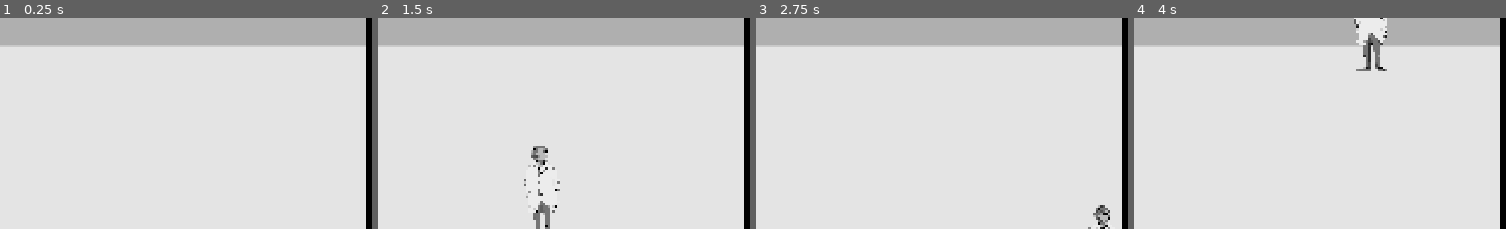
Above: before the commit, frames 1-4 (left to right).
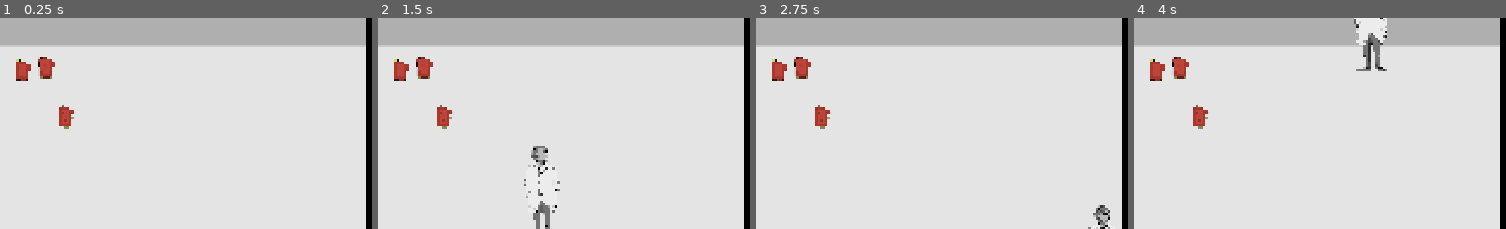
Above: after the commit, the same moments.

Repository: Kurdayy/The-Cure
Game: Godot game, scene res://Scenes/main_scene.tscn
Same seed, same stepped clock (60 frames per second), same inputs: the game is played once before the commit and once after it.
Inputs (mouse positions are % of the whole screen's width and height, from its top left):
- Up to frame 1 (0.25 s): no input
- Up to frame 2 (1.5 s): tap Enter at 0.5 s; move the mouse to (74, 45) at 0.52 s; hold D (move_right) 0.53-1.28 s; hold Right mouse button (move, bound only before the commit) 0.53-1.28 s; click (74, 45) at 0.6 s; move the mouse to (28, 56) at 1.27 s; hold S (move_down) from 1.28 s (still down); right-click (28, 56) at 1.35 s
- Up to frame 3 (2.75 s): click (28, 56) at 1.55 s; tap Space at 2 s; move the mouse to (61, 27) at 2.02 s; release S (move_down) at 2.03 s; hold D (move_right) from 2.03 s (still down); hold Right mouse button (move, bound only before the commit) from 2.03 s (still down); click (61, 27) at 2.1 s
- Up to frame 4 (4 s): move the mouse to (45, 72) at 2.77 s; release D (move_right) at 2.78 s; release Right mouse button (move, bound only before the commit) at 2.78 s; hold W (move_up) 2.78-3.53 s; right-click (45, 72) at 2.85 s; click (45, 72) at 3.05 s; move the mouse to (82, 67) at 3.52 s; hold A (move_left) from 3.53 s (still down); hold Right mouse button (move, bound only before the commit) from 3.53 s (still down); click (82, 67) at 3.6 s
The pictures show only the part of the screen within x 50-100%, y 31-81%; the shares and areas given below are measured in that part.

The runs differ from the first frame. In frame 1, 1.0% of the frame differs, in the area x 4-20%, y 18-53%; in frame 2, 1.0%; in frame 3, 1.0%; in frame 4, 1.0%.

Commit message:
interactables framework added as well as global flag tracking

Diff:
--- /dev/null
+++ b/Scenes/Items/obj_example.tscn
@@ -0,0 +1,18 @@
+[gd_scene load_steps=4 format=3 uid="uid://ty520arcjisd"]
+
+[ext_resource type="Texture2D" uid="uid://bqf32lunaavvk" path="res://Sprites/fuel.png" id="1_xgon7"]
+[ext_resource type="Script" uid="uid://dph1f8fanmquc" path="res://Scripts/object_interactable.gd" id="2_4wd6q"]
+
+[sub_resource type="RectangleShape2D" id="RectangleShape2D_6wnjr"]
+size = Vector2(113.778, 128)
+
+[node name="obj_example" type="Sprite2D"]
+scale = Vector2(0.5625, 0.625)
+texture = ExtResource("1_xgon7")
+script = ExtResource("2_4wd6q")
+
+[node name="obj_col" type="Area2D" parent="."]
+
+[node name="CollisionShape2D" type="CollisionShape2D" parent="obj_col"]
+position = Vector2(0, -6.10352e-05)
+shape = SubResource("RectangleShape2D_6wnjr")
--- a/Scenes/Prefabs/player_character.tscn
+++ b/Scenes/Prefabs/player_character.tscn
@@ -1,10 +1,13 @@
-[gd_scene load_steps=4 format=3 uid="uid://cqvo88tdxlx2e"]
+[gd_scene load_steps=5 format=3 uid="uid://cqvo88tdxlx2e"]
 
 [ext_resource type="Script" uid="uid://8x102dugaoac" path="res://Scripts/player_character.gd" id="1_cmdk4"]
 [ext_resource type="Texture2D" uid="uid://dmxlj40tgueml" path="res://Sprites/test_char_png.png" id="2_o0f8b"]
 
 [sub_resource type="RectangleShape2D" id="RectangleShape2D_cmdk4"]
 size = Vector2(183.677, 37.5516)
+
+[sub_resource type="RectangleShape2D" id="RectangleShape2D_w3ikg"]
+size = Vector2(293.883, 330.619)
 
 [node name="player_character" type="CharacterBody2D"]
 scale = Vector2(0.435547, 0.435547)
@@ -25,3 +28,13 @@
 shape = SubResource("RectangleShape2D_cmdk4")
 
 [node name="player_nav" type="NavigationAgent2D" parent="."]
+
+[node name="player_interact_area" type="Area2D" parent="."]
+
+[node name="CollisionShape2D" type="CollisionShape2D" parent="player_interact_area"]
+position = Vector2(-8.7584e-06, -128.574)
+scale = Vector2(1, 1)
+shape = SubResource("RectangleShape2D_w3ikg")
+
+[connection signal="area_entered" from="player_interact_area" to="." method="_on_player_interact_area_area_entered"]
+[connection signal="area_exited" from="player_interact_area" to="." method="_on_player_interact_area_area_exited"]
--- /dev/null
+++ b/Scenes/Rooms/room_c/obj_fuel.gd
@@ -0,0 +1,13 @@
+extends Object_Interactable
+
+
+#func on_interact(player: CharacterBody2D):
+	#print("Interact with item '", self, "'")
+	#var diff: Vector2 = Global.player.global_position - global_position
+	#if diff.length() <= max_interact_dist:
+		#Global.set_flag(Global.Flag.FuelPickedUp, true)
+		#player.remove_interactable(self)
+		#queue_free() #deletes node
+			#
+#
+		#
--- a/Scenes/main_scene.tscn
+++ b/Scenes/main_scene.tscn
@@ -2,20 +2,20 @@
 
 [ext_resource type="Script" uid="uid://buv72kqfwuu4e" path="res://Scripts/room_manager.gd" id="1_jv6wh"]
 [ext_resource type="PackedScene" uid="uid://cqvo88tdxlx2e" path="res://Scenes/Prefabs/player_character.tscn" id="2_jv6wh"]
-[ext_resource type="PackedScene" uid="uid://btpx2duyt03ii" path="res://Scenes/rooms/room_b/room_b_arm.tscn" id="6_huasi"]
-[ext_resource type="PackedScene" uid="uid://hdfv4uqe4353" path="res://Scenes/rooms/room_b/room_b_hall0.tscn" id="6_maf8m"]
-[ext_resource type="PackedScene" uid="uid://dc77jk1r7smmd" path="res://Scenes/rooms/room_b/room_b_hall1.tscn" id="7_huasi"]
-[ext_resource type="PackedScene" uid="uid://bb3idiq8o5ne5" path="res://Scenes/rooms/room_c/room_c_hall1.tscn" id="7_m1efj"]
-[ext_resource type="PackedScene" uid="uid://bl80gr8q56yku" path="res://Scenes/rooms/room_c/room_c_closet.tscn" id="8_76v2p"]
-[ext_resource type="PackedScene" uid="uid://cthlmpw10bjwp" path="res://Scenes/rooms/room_b/room_b_mng.tscn" id="8_m1efj"]
-[ext_resource type="PackedScene" uid="uid://bj6cmk8i1h2lw" path="res://Scenes/rooms/room_c/room_c_hall0.tscn" id="8_mai8y"]
-[ext_resource type="PackedScene" uid="uid://bv8lg7bqhtjtl" path="res://Scenes/rooms/room_c/room_c_lab0.tscn" id="9_drdnd"]
-[ext_resource type="PackedScene" uid="uid://celd2i17rdrt8" path="res://Scenes/rooms/room_c/room_c_lab1.tscn" id="10_ioaeq"]
-[ext_resource type="PackedScene" uid="uid://bdyrxhj87100g" path="res://Scenes/rooms/room_d/room_d_death.tscn" id="11_drdnd"]
-[ext_resource type="PackedScene" uid="uid://oihdd8cstyt2" path="res://Scenes/rooms/room_d/room_d_hall0.tscn" id="12_gnsmo"]
-[ext_resource type="Script" uid="uid://c1rbfreb0e7e7" path="res://Scenes/main_camera.gd" id="13_ioaeq"]
-[ext_resource type="PackedScene" uid="uid://bpqtn6drelxa" path="res://Scenes/rooms/room_d/room_d_corner.tscn" id="13_psl12"]
-[ext_resource type="PackedScene" uid="uid://c2x2hss4usgk0" path="res://Scenes/rooms/room_d/room_d_boiler.tscn" id="14_2ebs2"]
+[ext_resource type="PackedScene" uid="uid://btpx2duyt03ii" path="res://Scenes/Rooms/room_b/room_b_arm.tscn" id="6_huasi"]
+[ext_resource type="PackedScene" uid="uid://hdfv4uqe4353" path="res://Scenes/Rooms/room_b/room_b_hall0.tscn" id="6_maf8m"]
+[ext_resource type="PackedScene" uid="uid://dc77jk1r7smmd" path="res://Scenes/Rooms/room_b/room_b_hall1.tscn" id="7_huasi"]
+[ext_resource type="PackedScene" uid="uid://bb3idiq8o5ne5" path="res://Scenes/Rooms/room_c/room_c_hall1.tscn" id="7_m1efj"]
+[ext_resource type="PackedScene" uid="uid://bl80gr8q56yku" path="res://Scenes/Rooms/room_c/room_c_closet.tscn" id="8_76v2p"]
+[ext_resource type="PackedScene" uid="uid://cthlmpw10bjwp" path="res://Scenes/Rooms/room_b/room_b_mng.tscn" id="8_m1efj"]
+[ext_resource type="PackedScene" uid="uid://bj6cmk8i1h2lw" path="res://Scenes/Rooms/room_c/room_c_hall0.tscn" id="8_mai8y"]
+[ext_resource type="PackedScene" uid="uid://bv8lg7bqhtjtl" path="res://Scenes/Rooms/room_c/room_c_lab0.tscn" id="9_drdnd"]
+[ext_resource type="PackedScene" uid="uid://celd2i17rdrt8" path="res://Scenes/Rooms/room_c/room_c_lab1.tscn" id="10_ioaeq"]
+[ext_resource type="PackedScene" uid="uid://bdyrxhj87100g" path="res://Scenes/Rooms/room_d/room_d_death.tscn" id="11_drdnd"]
+[ext_resource type="PackedScene" uid="uid://oihdd8cstyt2" path="res://Scenes/Rooms/room_d/room_d_hall0.tscn" id="12_gnsmo"]
+[ext_resource type="Script" uid="uid://c1rbfreb0e7e7" path="res://Scripts/main_camera.gd" id="13_ioaeq"]
+[ext_resource type="PackedScene" uid="uid://bpqtn6drelxa" path="res://Scenes/Rooms/room_d/room_d_corner.tscn" id="13_psl12"]
+[ext_resource type="PackedScene" uid="uid://c2x2hss4usgk0" path="res://Scenes/Rooms/room_d/room_d_boiler.tscn" id="14_2ebs2"]
 
 [node name="MainScene" type="Node2D"]
 
@@ -33,8 +33,6 @@
 
 [node name="room_b_mng" parent="RoomManager" instance=ExtResource("8_m1efj")]
 position = Vector2(-3840, -1080)
-camera_locked = true
-room_height = 1080
 
 [node name="room_b_arm" parent="RoomManager" instance=ExtResource("6_huasi")]
 position = Vector2(-1920, -512)
@@ -51,7 +49,7 @@
 position = Vector2(-1920, 1648)
 
 [node name="room_c_lab1" parent="RoomManager" instance=ExtResource("10_ioaeq")]
-position = Vector2(-3840, 1080)
+position = Vector2(-3840, 1072)
 
 [node name="room_d_death" parent="RoomManager" instance=ExtResource("11_drdnd")]
 position = Vector2(-5760, 1080)
--- a/Scenes/rooms/room_b/room_b_mng.tscn
+++ b/Scenes/rooms/room_b/room_b_mng.tscn
@@ -13,8 +13,6 @@
 
 [node name="room_b_mng" type="Node2D"]
 script = ExtResource("1_mf4d0")
-camera_locked = null
-room_height = null
 metadata/_custom_type_script = "uid://c1mx7iv3y3lcp"
 
 [node name="background" type="Sprite2D" parent="."]
--- a/Scenes/rooms/room_c/room_c_lab0.tscn
+++ b/Scenes/rooms/room_c/room_c_lab0.tscn
@@ -1,10 +1,23 @@
-[gd_scene load_steps=5 format=3 uid="uid://bv8lg7bqhtjtl"]
+[gd_scene load_steps=11 format=3 uid="uid://bv8lg7bqhtjtl"]
 
 [ext_resource type="Script" uid="uid://c1mx7iv3y3lcp" path="res://Scripts/room.gd" id="1_nwivt"]
 [ext_resource type="Texture2D" uid="uid://45wew2lx7dli" path="res://Backgrounds/bg_c_lab0.png" id="2_nwivt"]
 [ext_resource type="PackedScene" uid="uid://nog261mv5dii" path="res://Scenes/Prefabs/transition.tscn" id="3_hh6yy"]
+[ext_resource type="Shader" uid="uid://cu3xo10udf3ar" path="res://Scripts/shaders/outline.gdshader" id="4_oihfl"]
+[ext_resource type="Texture2D" uid="uid://bqf32lunaavvk" path="res://Sprites/fuel.png" id="4_r6uqu"]
+[ext_resource type="Script" uid="uid://c7hifkcvol4i7" path="res://Scenes/Rooms/room_c/obj_fuel.gd" id="5_oihfl"]
+[ext_resource type="Script" uid="uid://dph1f8fanmquc" path="res://Scripts/object_interactable.gd" id="7_6wnjr"]
 
 [sub_resource type="PhysicsMaterial" id="PhysicsMaterial_p15v1"]
+
+[sub_resource type="RectangleShape2D" id="RectangleShape2D_6wnjr"]
+size = Vector2(113.778, 128)
+
+[sub_resource type="ShaderMaterial" id="ShaderMaterial_oihfl"]
+resource_local_to_scene = true
+shader = ExtResource("4_oihfl")
+shader_parameter/line_color = Color(1, 1, 1, 1)
+shader_parameter/line_thickness = 1.0
 
 [node name="room_c_lab0" type="Node2D"]
 script = ExtResource("1_nwivt")
@@ -30,3 +43,42 @@
 
 [node name="CollisionPolygon2D" type="CollisionPolygon2D" parent="room_collision"]
 polygon = PackedVector2Array(80, 1016, 1840, 1016, 1920, 1080, 0, 1080, 0, 0, 1920, 0, 1920, 1080, 1840, 1016, 1840, 408, 936, 408, 936, 376, 800, 376, 800, 408, 568, 408, 568, 344, 288, 344, 288, 312, 152, 312, 152, 344, 80, 344)
+
+[node name="obj_fuel" type="Sprite2D" parent="."]
+position = Vector2(1072, 456)
+scale = Vector2(0.5625, 0.625)
+texture = ExtResource("4_r6uqu")
+script = ExtResource("5_oihfl")
+flag_to_set = 1
+
+[node name="obj_col" type="Area2D" parent="obj_fuel"]
+
+[node name="CollisionShape2D" type="CollisionShape2D" parent="obj_fuel/obj_col"]
+position = Vector2(0, -6.10352e-05)
+shape = SubResource("RectangleShape2D_6wnjr")
+
+[node name="obj_fuel2" type="Sprite2D" parent="."]
+material = SubResource("ShaderMaterial_oihfl")
+position = Vector2(1016, 464)
+scale = Vector2(0.533202, 0.570313)
+texture = ExtResource("4_r6uqu")
+script = ExtResource("5_oihfl")
+flag_to_set = 1
+
+[node name="obj_col" type="Area2D" parent="obj_fuel2"]
+
+[node name="CollisionShape2D" type="CollisionShape2D" parent="obj_fuel2/obj_col"]
+position = Vector2(0, -6.10352e-05)
+shape = SubResource("RectangleShape2D_6wnjr")
+
+[node name="obj_example" type="Sprite2D" parent="."]
+position = Vector2(1120, 576)
+scale = Vector2(0.5625, 0.625)
+texture = ExtResource("4_r6uqu")
+script = ExtResource("7_6wnjr")
+
+[node name="obj_col" type="Area2D" parent="obj_example"]
+
+[node name="CollisionShape2D" type="CollisionShape2D" parent="obj_example/obj_col"]
+position = Vector2(0, -6.10352e-05)
+shape = SubResource("RectangleShape2D_6wnjr")
--- a/Scenes/rooms/room_lab.tscn
+++ b/Scenes/rooms/room_lab.tscn
@@ -1,8 +1,10 @@
-[gd_scene load_steps=6 format=3 uid="uid://cf1bivsj66gws"]
+[gd_scene load_steps=6 format=3 uid="uid://bl5l28rx61re4"]
 
 [ext_resource type="Script" uid="uid://c1mx7iv3y3lcp" path="res://Scripts/room.gd" id="1_oq0nc"]
-[ext_resource type="Texture2D" uid="uid://buo4co3asryqy" path="res://Backgrounds/test_background_001.png" id="1_wfm5n"]
 [ext_resource type="Script" uid="uid://durtuac7kceol" path="res://Scripts/room_transition.gd" id="2_wfm5n"]
+
+[sub_resource type="CompressedTexture2D" id="CompressedTexture2D_n1tvx"]
+load_path = "res://.godot/imported/test_background_001.png-80e0e68086f14207101f55546f3cb121.ctex"
 
 [sub_resource type="NavigationPolygon" id="NavigationPolygon_oq0nc"]
 vertices = PackedVector2Array(438, 322, 1830, 322, 1830, 1006, 90, 1006, 90, 322, 330, 322, 438, 290, 330, 290)
@@ -13,12 +15,10 @@
 
 [node name="room_lab" type="Node2D"]
 script = ExtResource("1_oq0nc")
-camera_locked = null
-room_height = null
 metadata/_custom_type_script = "uid://c1mx7iv3y3lcp"
 
 [node name="background" type="Sprite2D" parent="."]
-texture = ExtResource("1_wfm5n")
+texture = SubResource("CompressedTexture2D_n1tvx")
 centered = false
 
 [node name="room_nav" type="NavigationRegion2D" parent="."]
--- /dev/null
+++ b/Scripts/GM.gd
@@ -0,0 +1,42 @@
+extends Node2D
+
+class_name GM
+
+@onready var player: CharacterBody2D = get_tree().current_scene.get_node("player_character")
+@onready var camera: Camera2D = get_tree().current_scene.get_node("MainCamera")
+@onready var room_manager: Node2D = get_tree().current_scene.get_node("RoomManager")
+
+var GlobalFlags: Array[bool]
+@onready var TotalFlags: int = Flag.size()
+
+enum Flag {
+	Empty,
+	KeycardObtained,
+	FuelPickedUp,
+	FartFetishAquired,
+	ExampleOfGlobalFlag
+}
+
+
+func _ready():
+
+	reset_flags()
+
+
+
+##Use flag enumerator to set the state of an existing flag
+func set_flag(flag_id: Flag, state: bool) -> void:
+	GlobalFlags[flag_id] = state
+	print("Flag '", Flag.keys()[flag_id], "' set to: ", state)
+
+##reset all flags
+func reset_flags():
+	GlobalFlags.resize(TotalFlags)
+	for f in GlobalFlags:
+		f = false
+	print("All flags reset")
+
+func list_flags():
+	print("CURRENT GLOBAL FLAGS: ")
+	for f in range(0, TotalFlags):
+		print("		", Flag.keys()[f], " - ", GlobalFlags[f])
--- /dev/null
+++ b/Scripts/object_interactable.gd
@@ -0,0 +1,60 @@
+extends Node2D
+
+class_name Object_Interactable
+
+@export var interactable: bool = true
+@export var max_interact_dist: float = 200
+@export var max_outline_thickness: float = 7
+@export var min_outline_thickness: float = 4
+@export var outline_color: Color = "ffff57"
+@export var flag_to_set: Global.Flag
+@onready var delta_outline_thickness: float = max_outline_thickness - min_outline_thickness
+@onready var SHADER: Shader = preload("res://Scripts/shaders/outline.gdshader")
+var outline_ticks: int = 2000
+var selected: bool = false
+
+func _ready():
+	material = ShaderMaterial.new()
+	material.shader = SHADER
+	material.set_shader_parameter("line_thickness", 0)
+	material.set_shader_parameter("line_color", Vector4(outline_color.r, outline_color.g, outline_color.b, outline_color.a))
+	material.resource_local_to_scene = true
+
+
+##Default interaction is to delete and set the attached flag
+func on_interact(player: CharacterBody2D):
+	print("Interact with item '", self, "'")
+	var diff: Vector2 = Global.player.global_position - global_position
+	if diff.length() <= max_interact_dist:
+		Global.set_flag(flag_to_set, true)
+		player.remove_interactable(self)
+		queue_free() #deletes node
+
+
+##Default select behavior is to highlight
+func set_selected():
+	print("Selected interactable: ", self,)
+	material.set_shader_parameter("line_thickness", max_outline_thickness)
+	selected = true
+
+
+##Default deselect behavior is to remove highlight
+func set_unselected():
+	print("Deselected interactable: ", self,)
+	#var mat = self.material
+	#if mat is ShaderMaterial:
+	material.set_shader_parameter("line_thickness", 0)
+	selected = false
+
+
+##Contains the
+func _physics_process(delta: float) -> void:
+	if !selected:
+		return
+
+	var tickrelative: float = Time.get_ticks_msec() % outline_ticks
+	tickrelative = float(tickrelative) / outline_ticks
+	var sinrelative = delta_outline_thickness * sin(tickrelative * 2 * PI)
+	if sinrelative < 0:
+		sinrelative = -sinrelative
+	material.set_shader_parameter("line_thickness", min_outline_thickness + sinrelative)
--- a/Scripts/player_character.gd
+++ b/Scripts/player_character.gd
@@ -15,14 +15,19 @@
 var moveh_last: int
 var movev_last: int
 var input_map: Vector2 = Vector2(0, 0)
+var interactables_in_range: Array[Object_Interactable]
+var nearest_interactable: Object_Interactable
 
 func _ready() -> void:
 	nav_agent.path_desired_distance = 6.0
 	nav_agent.target_desired_distance = 6.0
+	interactables_in_range.clear()
 
 	#delayed setup
 	move_target = position
 	actor_setup.call_deferred()
+
+
 
 
 func actor_setup() -> void:
@@ -47,21 +52,82 @@
 		if velocity.length() > movement_speed:
 			velocity = velocity.normalized() * movement_speed
 
-	#nothing pressed, we still have velocity, decelerate
-	if velocity != Vector2.ZERO:
-		if velocity.x > 0 && input_map.x <= 0:
-			velocity.x = clamp(velocity.x - (movement_deccel * delta), 0, movement_speed)
-		elif velocity.x < 0 && input_map.x >= 0:
-			velocity.x = clamp(velocity.x + (movement_deccel * delta), -movement_speed, 0)
-
-		if velocity.y > 0 && input_map.y <= 0:
-			velocity.y = clamp(velocity.y - (movement_deccel * delta), 0, movement_speed)
-		elif velocity.y < 0 && input_map.y >= 0:
-			velocity.y = clamp(velocity.y + (movement_deccel * delta), -movement_speed, 0)
-
-
-	#nav_move() 	#Optional nav based movement
+	#no velocity, return function
+	if velocity == Vector2.ZERO:
+		return
+
+	if velocity.x > 0 && input_map.x <= 0:
+		velocity.x = clamp(velocity.x - (movement_deccel * delta), 0, movement_speed)
+	elif velocity.x < 0 && input_map.x >= 0:
+		velocity.x = clamp(velocity.x + (movement_deccel * delta), -movement_speed, 0)
+
+	if velocity.y > 0 && input_map.y <= 0:
+		velocity.y = clamp(velocity.y - (movement_deccel * delta), 0, movement_speed)
+	elif velocity.y < 0 && input_map.y >= 0:
+		velocity.y = clamp(velocity.y + (movement_deccel * delta), -movement_speed, 0)
+
+	#additionally check for updates to interactables after moving
 	move_and_slide()
+	update_nearest_interactable()
+
+
+
+func update_nearest_interactable():
+	var n_interactables: int = interactables_in_range.size()
+
+	if n_interactables == 0 || n_interactables == null:
+		if nearest_interactable != null:
+			nearest_interactable = null #return to ashes
+		return
+
+	elif n_interactables == 1:
+		if nearest_interactable != interactables_in_range[0]:
+			nearest_interactable = interactables_in_range[0]
+			nearest_interactable.set_selected()
+			print("New selection: ", nearest_interactable)
+
+	else:
+		var mindist: float = 900000 #really fucking high n#
+		var idx: int = 0
+		for i in range(0, n_interactables):
+			var dist: Vector2 = interactables_in_range[i].global_position - global_position
+			var len = dist.length()
+			if len < mindist:
+				idx = i
+				mindist = len
+
+		if nearest_interactable == interactables_in_range[idx]:
+			return
+		if nearest_interactable != null:
+			nearest_interactable.set_unselected()
+		nearest_interactable = interactables_in_range[idx]
+		nearest_interactable.set_selected()
+		print("New selection: ", nearest_interactable)
+
+
+
+func remove_interactable(obj: Object_Interactable):
+	if nearest_interactable == obj:
+		nearest_interactable = null
+	var idx = interactables_in_range.find(obj)
+	if idx >= 0: #if the object is within the array
+		interactables_in_range.remove_at(idx)
+		update_nearest_interactable()
+
+
+
+func try_interact():
+
+	if nearest_interactable == null:
+		print("Interact failed, no applicable objects")
+		return
+
+	nearest_interactable.on_interact(self)
+	return
+
+
+
+
 
 
 
@@ -85,6 +151,7 @@
 		else:
 			input_map.x = 0
 
+
 func move_check_v(dir: String, oppdir: String, dirint: int) -> void:
 	if Input.is_action_just_pressed(dir):
 		input_map.y = dirint
@@ -95,9 +162,11 @@
 			input_map.y = 0
 
 
+
 func input_check() -> void:
 	if Input.is_action_just_pressed("interact"):
 		print("interact at ", get_viewport().get_mouse_position())
+		try_interact()
 
 	elif Input.is_action_pressed("move"):
 		print("move at ", get_viewport().get_mouse_position())
@@ -106,6 +175,7 @@
 
 	elif Input.is_action_just_pressed("inventory"):
 		print("open inventory")
+		Global.list_flags()
 
 	#perform movement input checks and update the input map with new values
 	move_check_h("move_left", "move_right", -1)
@@ -114,15 +184,31 @@
 	move_check_v("move_down", "move_up", 1)
 
 
+
 func input_move(pos: Vector2) -> void:
 	var nav_map = get_world_2d().navigation_map
 	var point = NavigationServer2D.map_get_closest_point(nav_map, pos)
 
 	set_move_target(point)
 
-	### If you desire not being able to click on walls and move
-	#var diff = point - pos
-	#if (diff.length() <= nav_max_move_gap):
-	#	set_move_target(point)
-	#else:
-	#	print("nearest point: ", point, "\ndesired pos: ", pos)
+
+
+func _on_player_interact_area_area_entered(area: Area2D) -> void:
+	var obj_parent = area.get_parent()
+	if obj_parent is Object_Interactable:
+		print("Collided with interactable: ", obj_parent)
+		if !interactables_in_range.has(obj_parent): #if the object is not contained in the array
+			interactables_in_range.append(obj_parent)
+			#this might be overkill not sure, depends how everything is processed
+			update_nearest_interactable()
+
+
+func _on_player_interact_area_area_exited(area: Area2D) -> void:
+	var obj_parent = area.get_parent()
+	if obj_parent is Object_Interactable:
+		print("Uncollided with interactable: ", obj_parent)
+		var idx = interactables_in_range.find(obj_parent)
+		if idx >= 0: #if the object is within the array
+			interactables_in_range.remove_at(idx)
+			obj_parent.set_unselected()
+			update_nearest_interactable()
--- a/Scripts/room_manager.gd
+++ b/Scripts/room_manager.gd
@@ -51,7 +51,7 @@
 	print("Changed current room to ", current_room)
 
 
-func room_transition(room_from: Room, room_to_name: String, point_to_id: int, collider: Node2D, offset: Vector2):
+func room_transition(room_from: Room, room_to_name: String, point_to_id: int, offset: Vector2):
 
 	var room_to: Room = get_room_from_name(room_to_name)
 	if room_to == null:
--- a/Scripts/room_transition.gd
+++ b/Scripts/room_transition.gd
@@ -40,8 +40,9 @@
 
 
 func _on_body_entered(body: Node2D) -> void:
-	print("transition ", name, " entered by ", body.name)
-	if (active_transition && body.name == "player_character"):
+
+	if (active_transition && body == Global.player):
+		print("transition ", parent.name, " - ", name, " entered by ", body.name)
 		var p_offset: Vector2 = global_position - body.global_position
 		#based on direction add tweak dist and flip offset of the corresponding value
 		if dirh:
@@ -51,10 +52,10 @@
 			p_offset.y = (p_offset.y) * -1
 			p_offset.x *= tweak_dist
 
-		room_transition.emit(parent, room_to, point_to_id, body, p_offset)
+		room_transition.emit(parent, room_to, point_to_id, p_offset)
 
 
 func _on_body_exited(body: Node2D) -> void:
-	print("transition ", name, " exited by ", body.name)
-	if (!locked && body.name == "player_character"):
+	if (!locked && body == Global.player):
+		print("transition ", parent.name, " - ", name, " exited by ", body.name)
 		active_transition = true
--- /dev/null
+++ b/Scripts/shaders/outline.gdshader
@@ -0,0 +1,26 @@
+shader_type canvas_item;
+
+uniform vec4 line_color : source_color = vec4(1.0);
+uniform float line_thickness : hint_range(0, 10) = 1.0;
+
+const vec2 OFFSETS[8] = {
+	vec2(-1, -1), vec2(-1, 0), vec2(-1, 1), vec2(0, -1), vec2(0, 1),
+	vec2(1, -1), vec2(1, 0), vec2(1, 1)
+};
+
+void fragment() {
+	vec2 size = TEXTURE_PIXEL_SIZE * line_thickness;
+	float outline = 0.0;
+
+	for (int i = 0; i < OFFSETS.length(); i++) {
+		outline += texture(TEXTURE, UV + size * OFFSETS[i]).a;
+	}
+	outline = min(outline, 1.0);
+
+	vec4 color = texture(TEXTURE, UV);
+	COLOR = mix(color, line_color, outline - color.a);
+}
+//void light() {
+//	// Called for every pixel for every light affecting the CanvasItem.
+//	// Uncomment to replace the default light processing function with this one.
+//}
--- a/project.godot
+++ b/project.godot
@@ -14,6 +14,10 @@
 run/main_scene="uid://blwp2648a4fwc"
 config/features=PackedStringArray("4.4", "GL Compatibility")
 
+[autoload]
+
+Global="*res://Scripts/GM.gd"
+
 [display]
 
 window/size/viewport_width=1920
@@ -26,17 +30,16 @@
 interact={
 "deadzone": 0.2,
 "events": [Object(InputEventMouseButton,"resource_local_to_scene":false,"resource_name":"","device":-1,"window_id":0,"a …(258 unchanged characters)…
+, Object(InputEventKey,"resource_local_to_scene":false,"resource_name":"","device":-1,"window_id":0,"alt_pressed":false,"shift_pressed":false,"ctrl_pressed":false,"meta_pressed":false,"pressed":false,"keycode":0,"physical_keycode":69,"key_label":0,"unicode":101,"location":0,"echo":false,"script":null)
 ]
 }
 move={
 "deadzone": 0.2,
-"events": [Object(InputEventMouseButton,"resource_local_to_scene":false,"resource_name":"","device":-1,"window_id":0,"alt_pressed":false,"shift_pressed":false,"ctrl_pressed":false,"meta_pressed":false,"button_mask":2,"position":Vector2(108, 9),"global_position":Vector2(117, 57),"factor":1.0,"button_index":2,"canceled":false,"pressed":true,"double_click":false,"script":null)
-]
+"events": []
 }
 inventory={
 "deadzone": 0.2,
-"events": [Object(InputEventKey,"resource_local_to_scene":fa …(140 unchanged characters)… d":false,"keycode":0,"physical_keycode":69,"key_label":0,"unicode":101,"location":0,"echo":false,"script":null)
-, Object(InputEventKey,"resource_local_to_scene":false,"resource_name":"","device":-1,"window_id":0,"alt_pressed":false,"shift_pressed":false,"ctrl_pressed":false,"meta_pressed":false,"pressed":false,"keycode":0,"physical_keycode":4194306,"key_label":0,"unicode":0,"location":0,"echo":false,"script":null)
+"events": [Object(InputEventKey,"resource_local_to_scene":fa …(140 unchanged characters)… d":false,"keycode":0,"physical_keycode":4194306,"key_label":0,"unicode":0,"location":0,"echo":false,"script":null)
 ]
 }
 move_left={
Binary file removed: Backgrounds/test_background_001.png
Binary file removed: Backgrounds/test_background_hall.png
Not shown, removed: Backgrounds/test_background_hall.png.import
Not shown, added: Scenes/Rooms/room_c/obj_fuel.gd.uid
Not shown, added: Scripts/GM.gd.uid
Renamed: Scenes/main_camera.gd -> Scripts/main_camera.gd
Renamed: Scenes/main_camera.gd.uid -> Scripts/main_camera.gd.uid
Not shown, added: Scripts/object_interactable.gd.uid
Not shown, added: Scripts/shaders/outline.gdshader.uid
Binary file added: Sprites/fuel.png
Not shown, changed: Sprites/fuel.png.import
Not shown, added: Backgrounds/psds/closet.psd
(and 13 more such lines)
